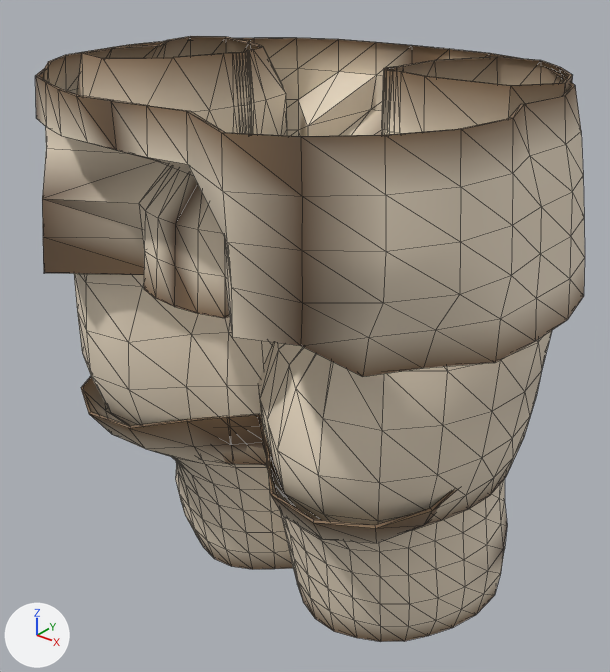
Before and after pictures for a commit that changed the glTF model assets_src/armor/kargan_2/leather_a_legs.glb.
Rendered twice from a 50 mm camera at (0.706, -0.9, 1.244) aimed at (0.004, -0.021, 0.699). Every picture has the same lights, and +X, +Y and +Z are marked at lower left. The older version comes first. Mesh edges are drawn as thin lines. Vertices at exactly the same position are counted once.

Objects in the first picture: 'leather_a_legs'.
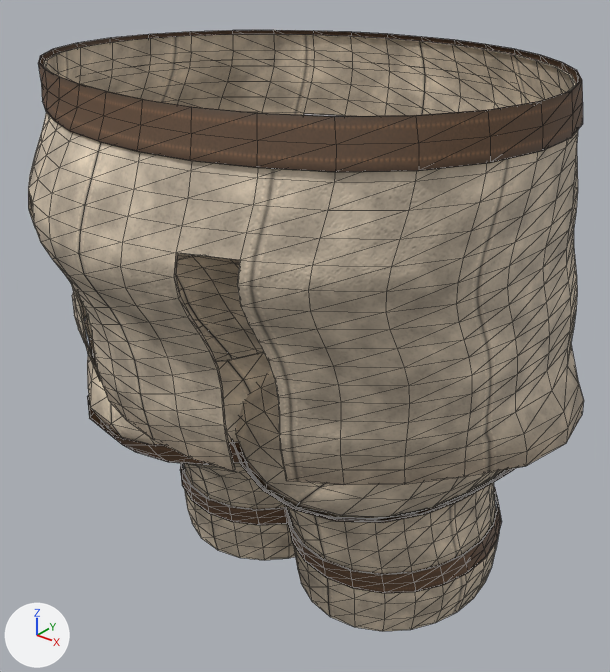
Changed parts and their boxes [x1, y1, x2, y2] in the pictures (610 x 672 px):
'leather_a_legs', surface changed, reshaped: before [35, 36, 585, 642]; after [28, 30, 584, 631]
part 1 of me_leather_a_legs, rebuilt (33% taller): before [35, 38, 585, 377]; after [28, 34, 584, 485]
part 2 of me_leather_a_legs, rebuilt: before [81, 376, 293, 569]; after [85, 255, 295, 560]
part 3 of me_leather_a_legs, rebuilt: before [258, 414, 507, 642]; after [235, 371, 504, 631]
part 4 of me_leather_a_legs, added (brown): after [38, 30, 583, 172]
part 5 of me_leather_a_legs, added: after [231, 439, 515, 523]
part 6 of me_leather_a_legs, added (brown): after [286, 487, 502, 593]
part 7 of me_leather_a_legs, added: after [87, 395, 245, 465]
part 8 of me_leather_a_legs, added (brown): after [180, 463, 291, 525]
part 9 of me_leather_a_legs, deleted (brown): before [74, 36, 573, 530]

Edits to the bpy script that builds the scene:
```text
Add img_strap_c_png:
    img_strap_c_png = load_image('strap_c.png', '../textures/strap_c.png', 128, 64, 'sRGB')
Add img_strap_orm_png:
    img_strap_orm_png = load_image('strap_orm.png', '../textures/strap_orm.png', 128, 64, 'Non-Color')
Add img_strap_n_png:
    img_strap_n_png = load_image('strap_n.png', '../textures/strap_n.png', 128, 64, 'Non-Color')
Add img_leather_orm_png:
    img_leather_orm_png = load_image('leather_orm.png', '../textures/leather_orm.png', 256, 256, 'Non-Color')
Add img_leather_c_png:
    img_leather_c_png = load_image('leather_c.png', '../textures/leather_c.png', 256, 256, 'sRGB')
Add img_leather_n_png:
    img_leather_n_png = load_image('leather_n.png', '../textures/leather_n.png', 256, 256, 'Non-Color')
Change mat_leather:
    remove # nodes: BsdfPrincipled, OutputMaterial, VertexColor
    nodes: BsdfPrincipled, Mix, NormalMap, OutputMaterial, SeparateColor, TexImage x3, VertexColor
    uses the picture img_leather_c_png
    uses the picture img_leather_n_png
    uses the picture img_leather_orm_png
Add mat_strap:
    mat_strap = bpy.data.materials.new('strap')
    # uses the picture img_strap_c_png
    # uses the picture img_strap_n_png
    # uses the picture img_strap_orm_png
Change me_leather_a_legs:
    used by ob_leather_a_legs; location = (0.0, 0.0, 0.0)
    remove me_leather_a_legs.from_pydata(...)  # 1180 vertices, 2120 faces; spans x -0.378..0.385, y -0.375..0.267, z 0.265..1.09
    add me_leather_a_legs.from_pydata(...)  # 2144 vertices, 3776 faces; spans x -0.403..0.407, y -0.404..0.333, z 0.291..1.094
    me_leather_a_legs part 1: the loose piece of 256 vertices spanning x -0.378..0.385, y -0.375..0.247, z 0.831..1.083 is rebuilt with 736 vertices and now spans x -0.403..0.407, y -0.404..0.333, z 0.668..1.089
    me_leather_a_legs part 2: the loose piece of 220 vertices spanning x -0.323..0.072, y -0.264..0.251, z 0.265..0.64 is rebuilt with 384 vertices and now spans x -0.353..0.113, y -0.264..0.236, z 0.291..0.723
    me_leather_a_legs part 3: the loose piece of 220 vertices spanning x -0.069..0.327, y -0.257..0.261, z 0.265..0.64 is rebuilt with 384 vertices and now spans x -0.096..0.37, y -0.241..0.236, z 0.291..0.722
    me_leather_a_legs part 4: a new loose piece of 160 vertices spanning x -0.348..0.378, y -0.368..0.263, z 1.048..1.094, in mat_strap
    me_leather_a_legs part 5: a new loose piece of 120 vertices spanning x -0.104..0.351, y -0.243..0.23, z 0.56..0.619, in mat_strap
    me_leather_a_legs part 6: a new loose piece of 120 vertices spanning x -0.048..0.293, y -0.126..0.237, z 0.377..0.43, in mat_strap
    me_leather_a_legs part 7: a new loose piece of 120 vertices spanning x -0.351..0.121, y -0.273..0.232, z 0.558..0.618, in mat_strap
    me_leather_a_legs part 8: a new loose piece of 120 vertices spanning x -0.291..0.051, y -0.126..0.237, z 0.377..0.43, in mat_strap
    me_leather_a_legs part 9: 484 vertices removed from x -0.35..0.364, y -0.254..0.267, z 0.52..1.09
    add me_leather_a_legs.materials.append(mat_strap)
```
